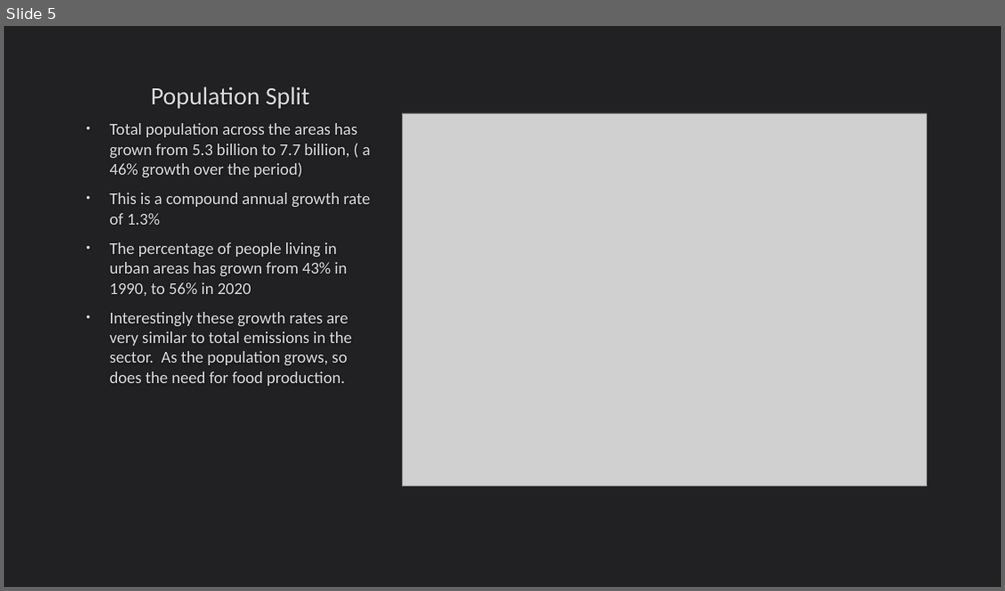
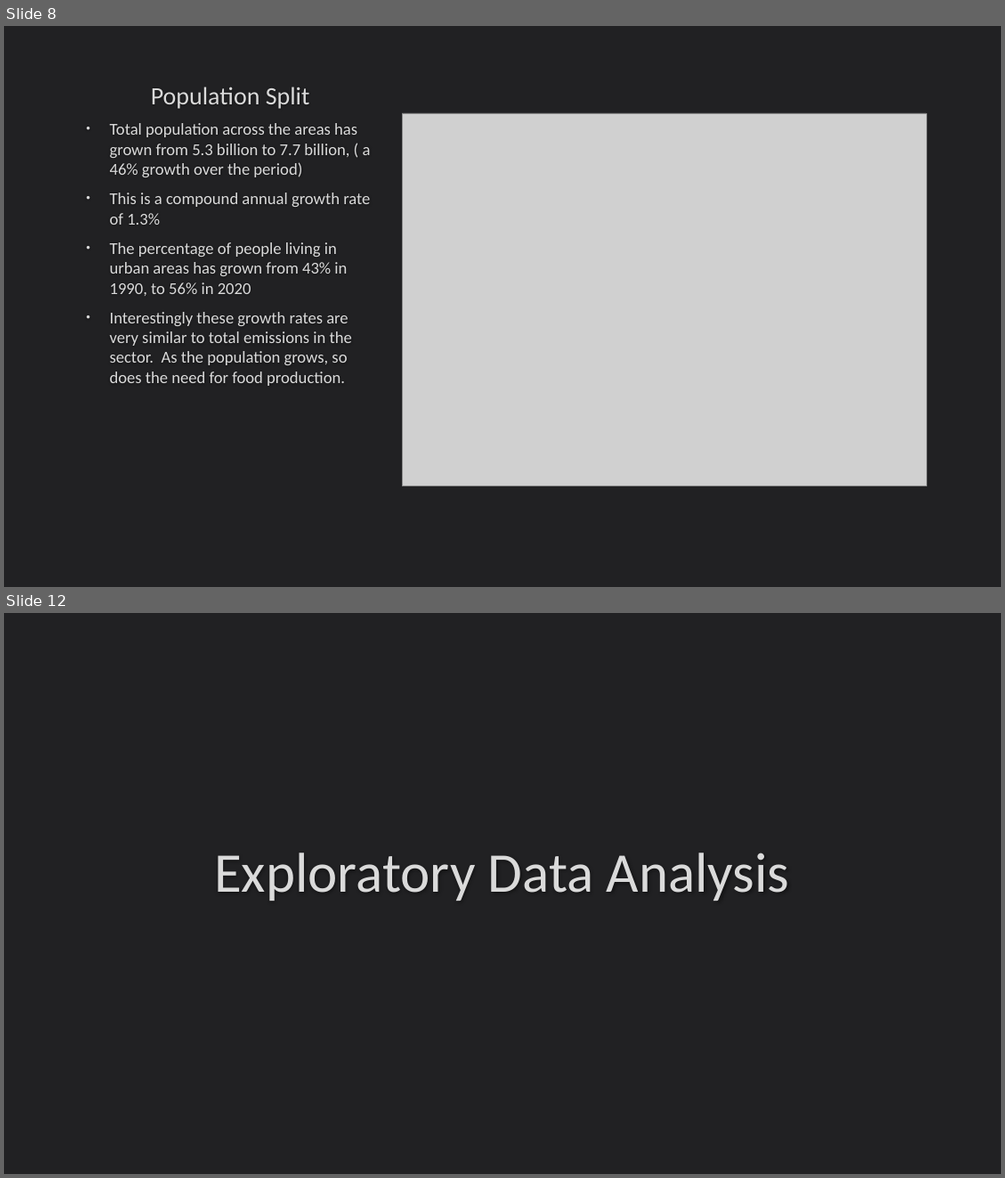
Before and after one commit to DavidFHarrison/2403PTDS_Regression_DH, a slide deck: Regression Project – PTDS 2403.pptx. Shown one above the other, each under a label of ours: slide 5 before the commit, slides 8 and 12 after it; the slides between them are not shown. The pictures are 1005x591 and 1005x1178 pixels, drawn with LibreOffice and Linux fonts; fonts in the diff are those of the drawing; grey boxes stand for pictures. Boxes give left, top, right and bottom in pixels: in the first picture for what was removed or moved away, otherwise in the second. Text is boxed around its words. In the diff, an @@ line names an element or a change of style, - is before the commit and + after.

Commit message:
update 20241030
added analysis in excel
added to ppt
did data cleaning and filtering in notebook

```diff
--- a/Regression Project – PTDS 2403.pptx
+++ b/Regression Project – PTDS 2403.pptx
@@ slide 12 added at box(4, 613, 1001, 1174), background #212123 @@
@@ title added at box(214, 852, 790, 900), 54 pt, text #DADADA @@
+Exploratory Data Analysis
@@ what was slide 5 is now slide 8 @@
```
Also in this commit, not shown: 1 slide changed, 12 other slides added, 2 other files.
